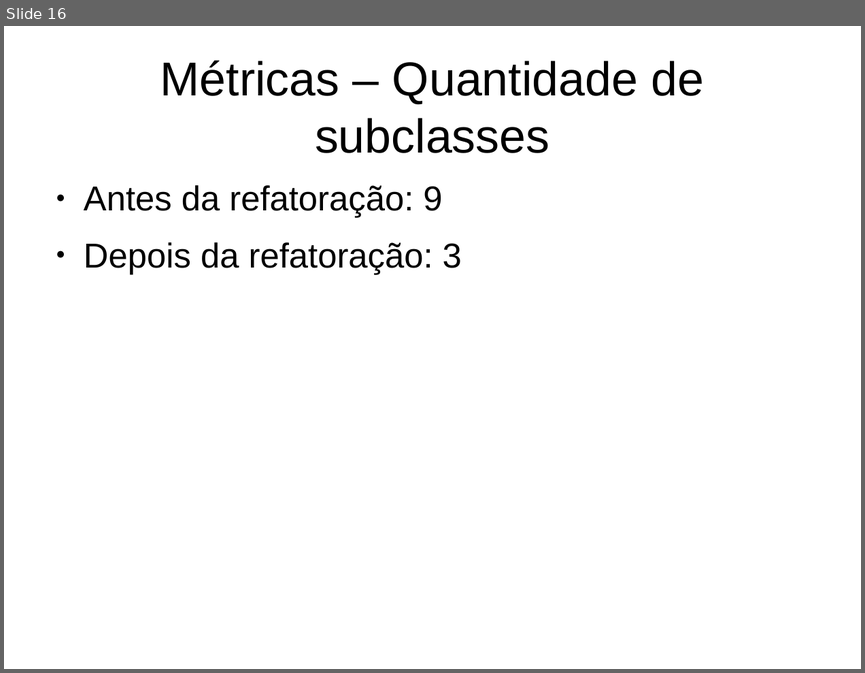
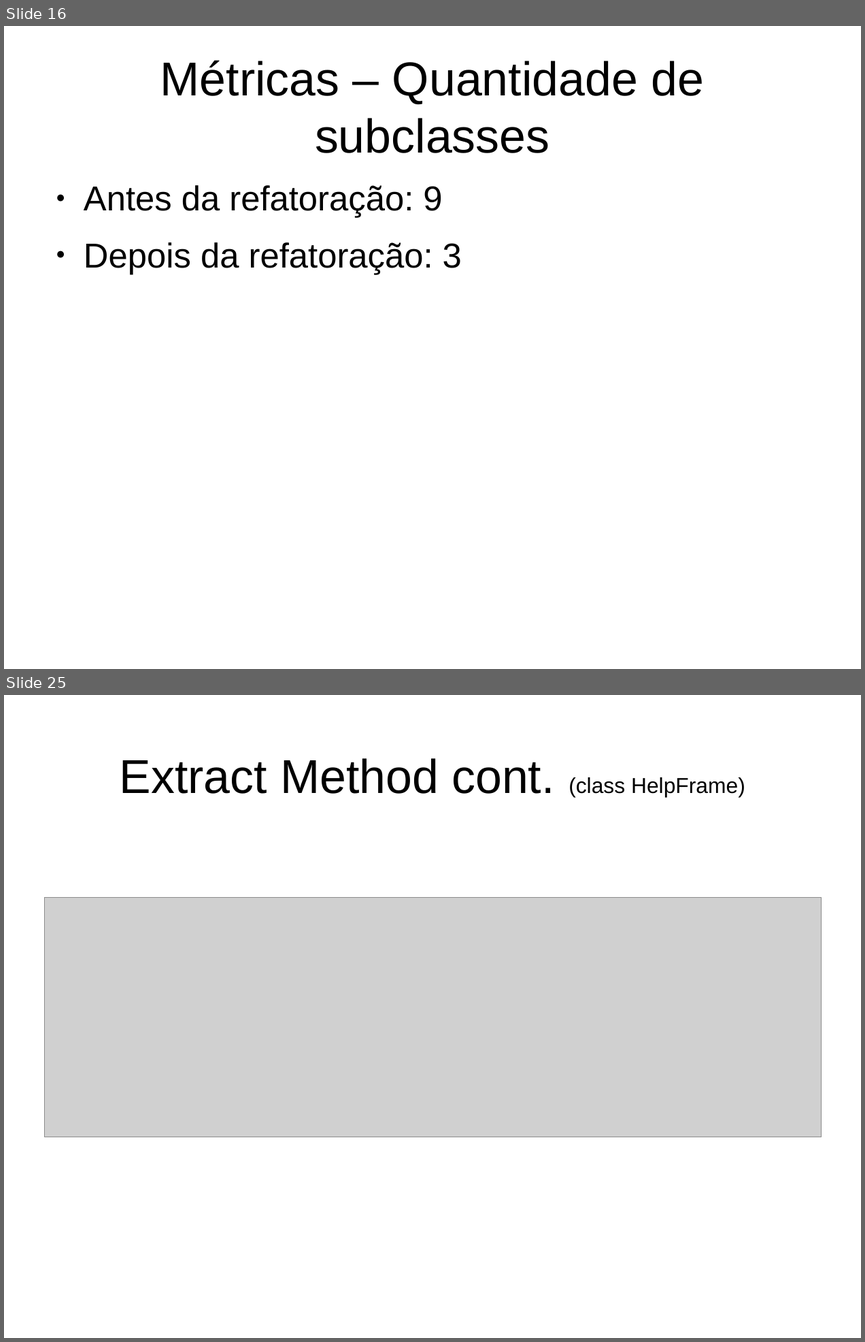
Before and after one commit to gusmaoFelipe/imageMap, a slide deck: apresentacaoFinal/apresentacao2.odp. Shown one above the other, each under a label of ours: slide 16 before the commit, slides 16 and 25 after it; the slides between them are not shown. The pictures are 865x673 and 865x1342 pixels, drawn with LibreOffice and Linux fonts; fonts in the diff are those of the drawing; grey boxes stand for pictures. Boxes give left, top, right and bottom in pixels: in the first picture for what was removed or moved away, otherwise in the second. Text is boxed around its words. In the diff, an @@ line names an element or a change of style, - is before the commit and + after.

```diff
--- a/apresentacaoFinal/apresentacao2.odp
+++ b/apresentacaoFinal/apresentacao2.odp
@@ slide 25 added at (x1=4, y1=695, x2=861, y2=1338), background #FFFFFF @@
@@ title added at (x1=120, y1=758, x2=745, y2=797), 44 pt, text #000000 @@
+Extract Method cont. (class HelpFrame)
@@ picture added at (x1=44, y1=897, x2=821, y2=1136) @@
```
Also in this commit, not shown: 1 slide changed, 9 other slides added, 11 other files.
